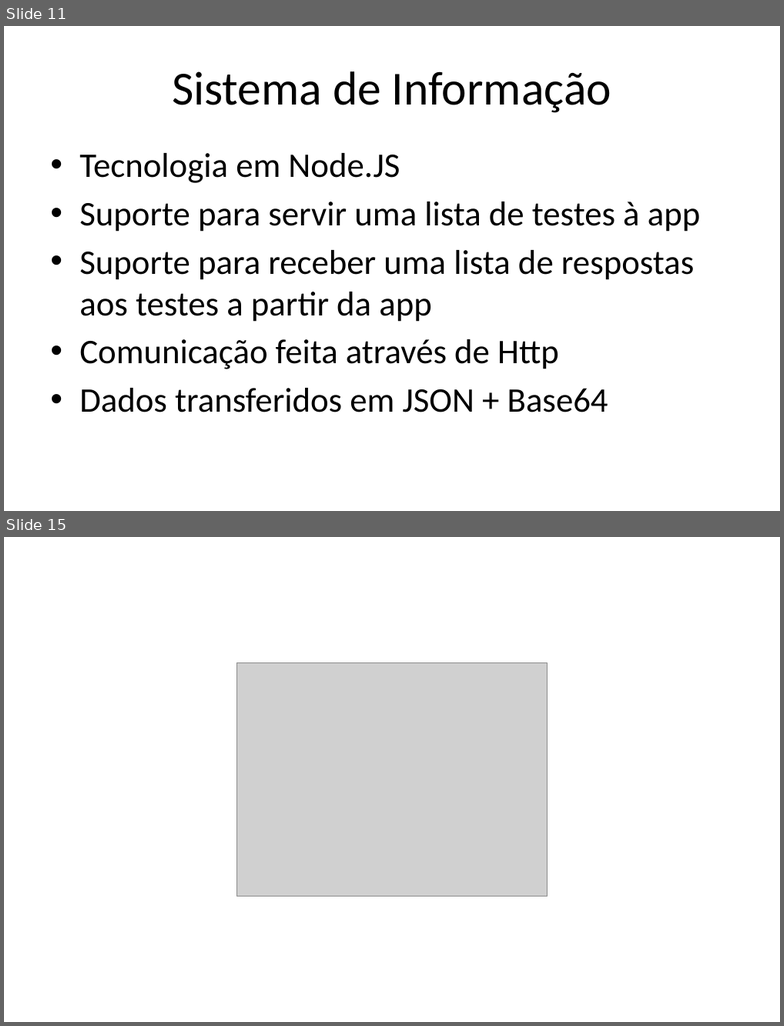
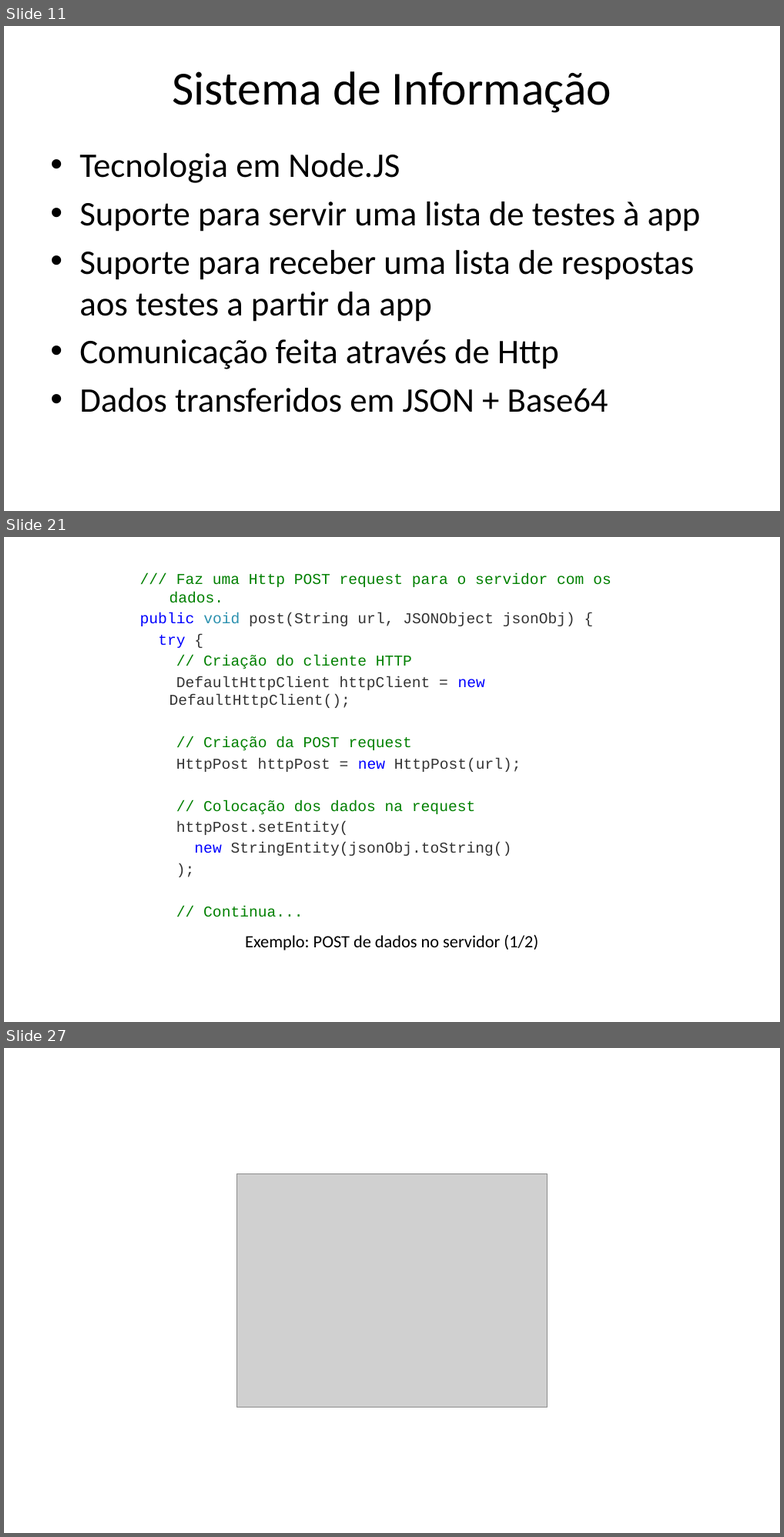
Before and after one commit to iptomar/letrinhas_si, a slide deck: Apresentacoes/v01.pptx. Shown one above the other, each under a label of ours: slides 11 and 15 before the commit, slides 11, 21 and 27 after it; the slides between them are not shown. The pictures are 784x1026 and 784x1537 pixels, drawn with LibreOffice and Linux fonts; fonts in the diff are those of the drawing; grey boxes stand for pictures; background and template pictures are left out. Boxes give left, top, right and bottom in pixels: in the first picture for what was removed or moved away, otherwise in the second. Text is boxed around its words. In the diff, an @@ line names an element or a change of style, - is before the commit and + after.

Commit message:
Adição de exemplos da API Android para parsing de JSON e execução de HTTP requests para o servidor.

```diff
--- a/Apresentacoes/v01.pptx
+++ b/Apresentacoes/v01.pptx
@@ slide 21 added at [4, 537, 780, 1022], background #FFFFFF @@
@@ text added at [140, 574, 612, 856], 14 pt, text #333333 @@
+/// Faz uma Http POST request para o servidor com os dados.
+public void post(String url, JSONObject jsonObj) {
+try {
+// Criação do cliente HTTP
+DefaultHttpClient httpClient = new DefaultHttpClient();
+// Criação da POST request
+HttpPost httpPost = new HttpPost(url);
+// Colocação dos dados na request
+httpPost.setEntity(
+new StringEntity(jsonObj.toString()
+);
+// Continua...
@@ text added at [245, 935, 538, 950], 16 pt, text #000000 @@
+Exemplo: POST de dados no servidor (1/2)
@@ what was slide 15 is now slide 27 @@
```
Also in this commit, not shown: 3 slides changed, 13 other slides added, 1 slide removed.
